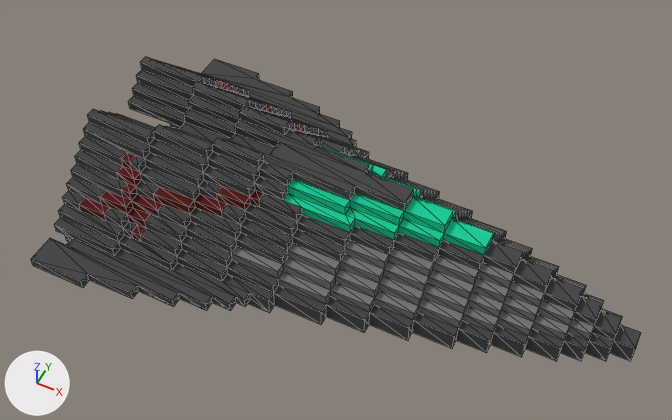
Renders of the OBJ model Game Dev 2/Assets/Models/Ship_1/ship_1-0.obj from each side of a commit.
One viewpoint serves both versions: a 50 mm camera at (28.3, -54.4, 72.5) aimed at (1.5, -1.0, 5.7). Lighting does not change. The marker at lower left points along +X, +Y and +Z. Mesh edges are drawn as thin lines. Where no turn or scale is listed for an object, it has been applied to the vertices. Vertices at the same position are counted once.

Names of what the first picture shows: 'ship_1-0'.
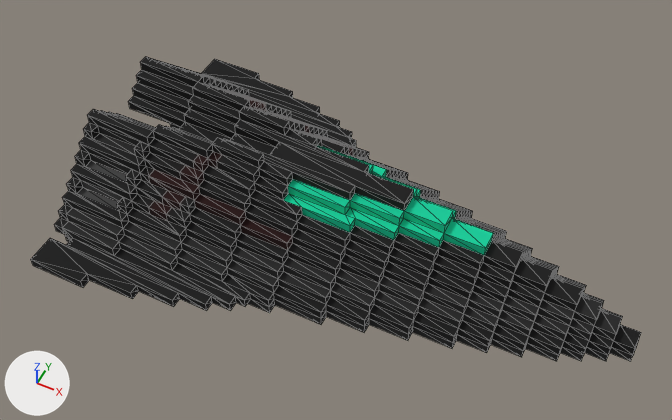
What differs and where, as boxes [x1, y1, x2, y2] in the pictures (672 x 420 px):
```json
{"part": 1, "of": "me_ship_1_0", "change": "built on", "before": [62, 61, 344, 263], "after": [54, 63, 636, 361]}
{"part": 2, "of": "me_ship_1_0", "change": "surface changed", "before": [123, 82, 603, 340], "after": [123, 82, 603, 340], "on screen": "grey to black"}
```

The change, as JSON lines over the scene's bpy script:
```json
{"block": "me_ship_1_0", "where": "# used by ob_ship_1_0; location = (0.0, 0.0, 0.0)"}
{"op": "remove", "block": "me_ship_1_0", "code": "me_ship_1_0.from_pydata(...)  # 1202 vertices, 2408 faces; spans x -23.5..31.5, y -17.0..17.0, z 0.0..11.0"}
{"op": "add", "block": "me_ship_1_0", "code": "me_ship_1_0.from_pydata(...)  # 1284 vertices, 2580 faces; spans x -23.5..31.5, y -17.0..17.0, z 0.0..11.0"}
{"block": "me_ship_1_0", "change": "me_ship_1_0 part 1: 76 vertices removed from x -22.5..-4.5, y -11.0..11.0, z 0.0..9.0; 158 vertices added at x -22.5..31.5, y -13.0..13.0, z 0.0..10.0"}
{"block": "me_ship_1_0", "change": "me_ship_1_0 part 2: 367 kept faces spanning x -17.5..27.5, y -10.0..10.0, z 2.0..10.0 get new texture (UV) coordinates"}
```
